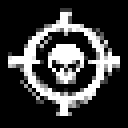
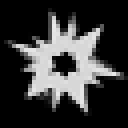
Before/after of a (128, 128) layered artwork. What changed in the layer stack:
hid "CritDamage" over (x1=4, y1=8, x2=128, y2=116)
hid "CriticaHitChance" over (x1=4, y1=8, x2=128, y2=116)
hid "KnifeBounceAmount" over (x1=4, y1=8, x2=128, y2=116)
hid "ManaCost" over (x1=4, y1=8, x2=128, y2=116)
hid "AreaOfEffect" over (x1=4, y1=8, x2=128, y2=116)
hid "Duration" over (x1=4, y1=8, x2=128, y2=116)
hid "KniveGenerationTime" over (x1=4, y1=8, x2=128, y2=116)
hid "SkillSpeed" over (x1=4, y1=8, x2=128, y2=116)
added layer "Damage2" above "Damage" over (x1=4, y1=8, x2=128, y2=116)
hid "Background" over (x1=4, y1=8, x2=128, y2=116)
